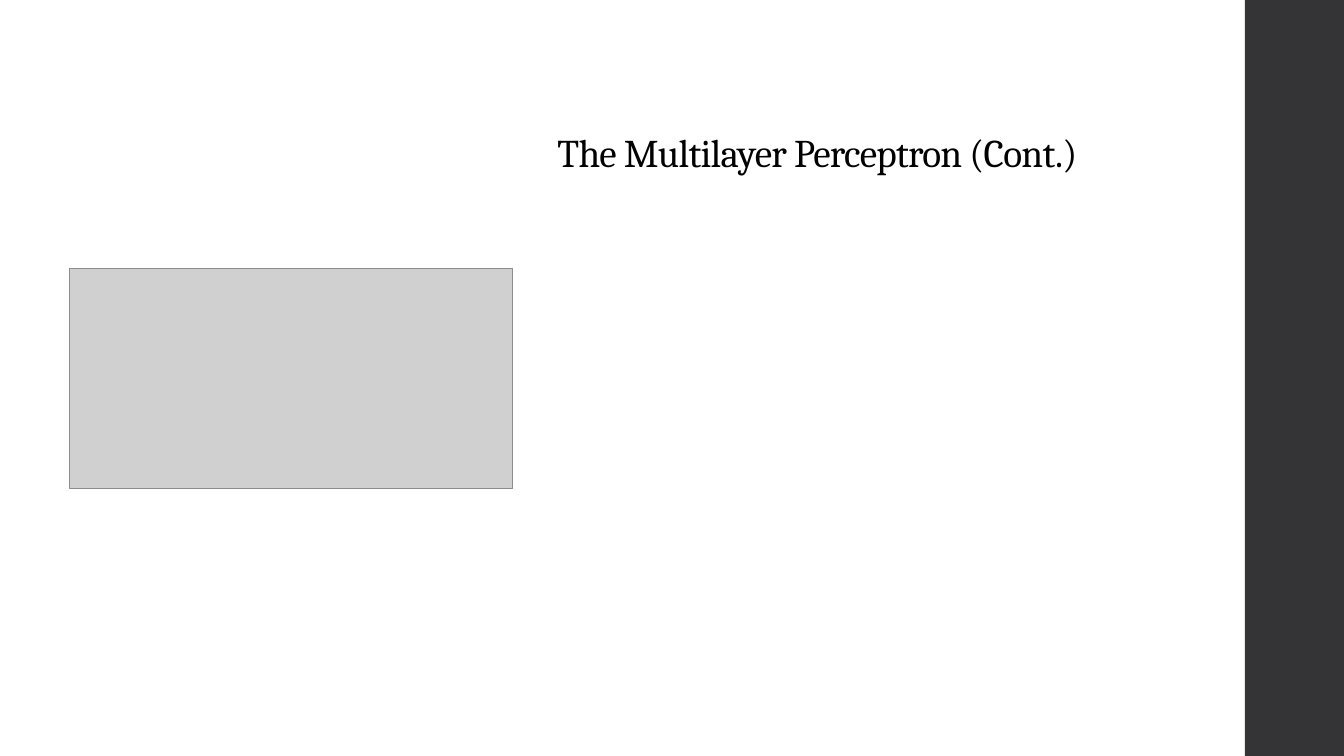
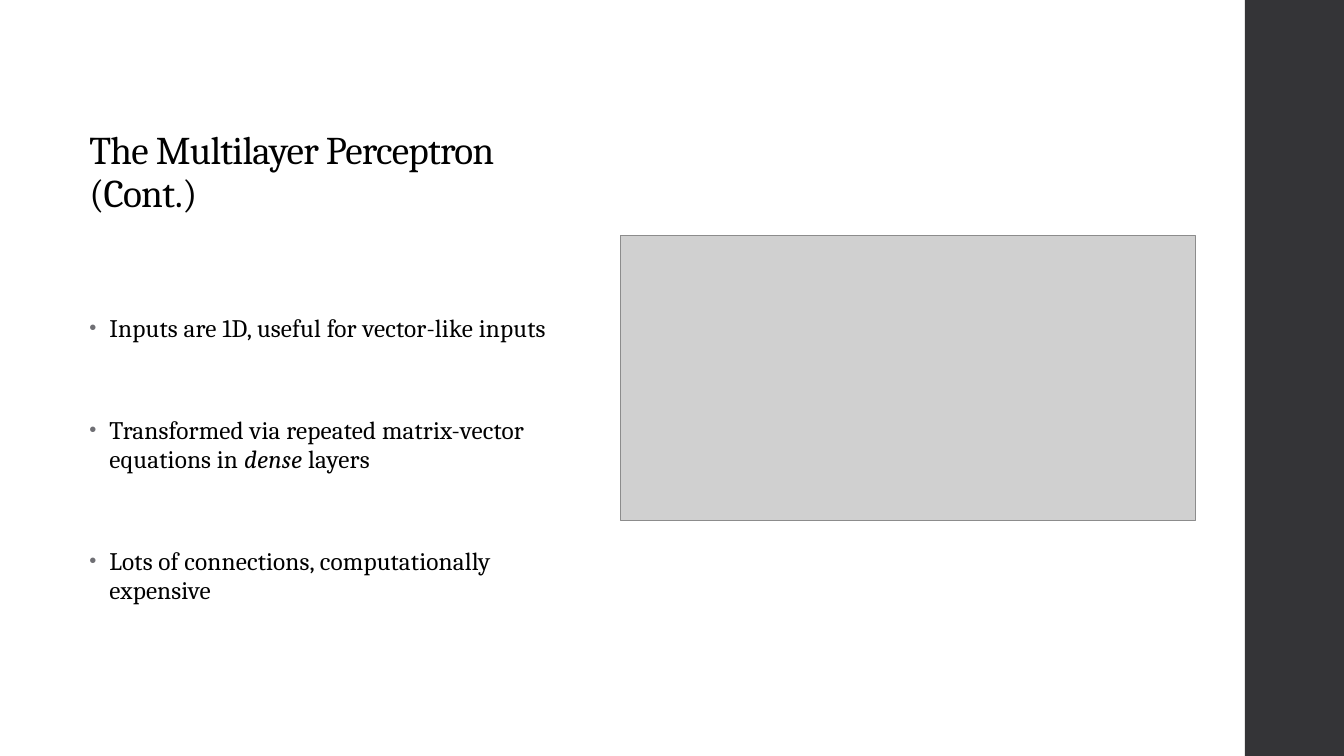
Before and after one commit to landonbuell/Buell-Senior-Thesis, a slide deck: slide 10 of JMMPaper/Musical Instrument Classification Using a Hybrid Neural Network BuellShortv1.pptx. Drawn at 1344x756 pixels with LibreOffice and Linux fonts; fonts in the diff are those of the drawing; grey boxes stand for pictures. Boxes give left, top, right and bottom in pixels: in the first picture for what was removed or moved away, otherwise in the second. Text is boxed around its words. In the diff, an @@ line names an element or a change of style, - is before the commit and + after.

```diff
--- a/JMMPaper/Musical Instrument Classification Using a Hybrid Neural Network BuellShortv1.pptx
+++ b/JMMPaper/Musical Instrument Classification Using a Hybrid Neural Network BuellShortv1.pptx
@@ title "The Multilayer Perceptron (Cont.)" rewrapped from bbox=[557, 139, 1077, 176] to bbox=[89, 136, 494, 213] @@
@@ picture: place and size @@
-picture at bbox=[70, 268, 513, 489]
+picture at bbox=[621, 235, 1196, 520]
@@ text added at bbox=[109, 319, 546, 605], 18 pt, text #000000 @@
+• Inputs are 1D, useful for vector-like inputs
+• Transformed via repeated matrix-vector equations in dense layers
+• Lots of connections, computationally expensive
```
Also in this commit, not shown: 6 other slides changed, 4 slides added, 1 slide removed.
